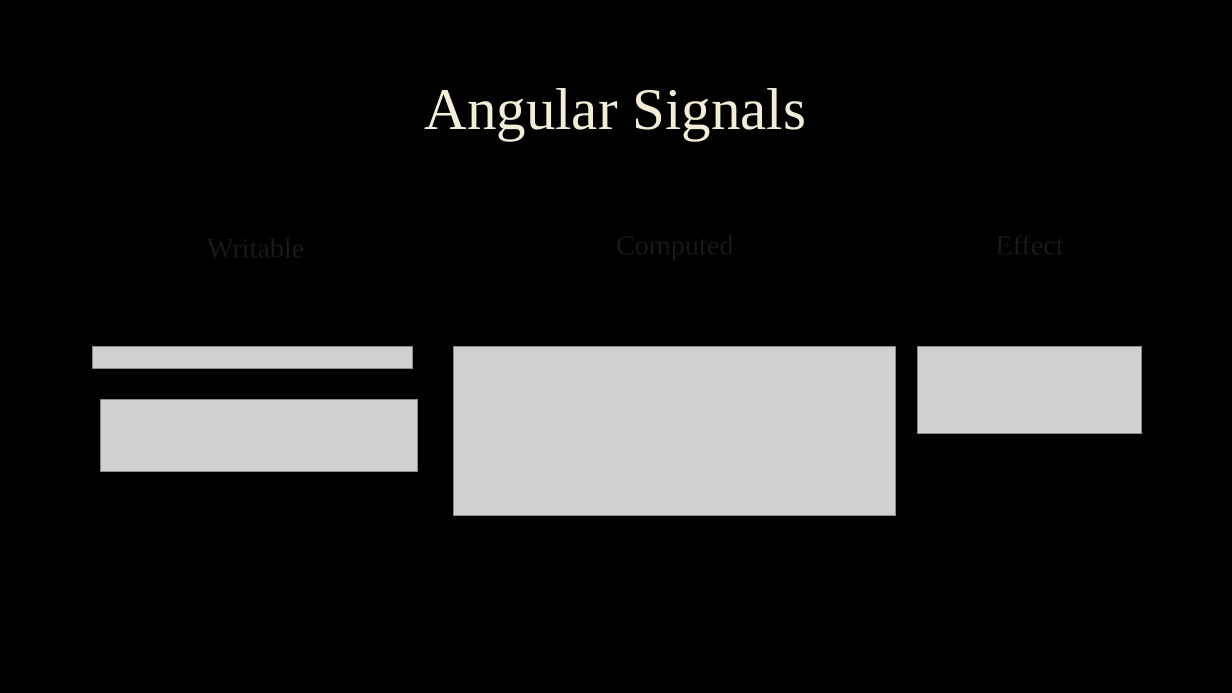
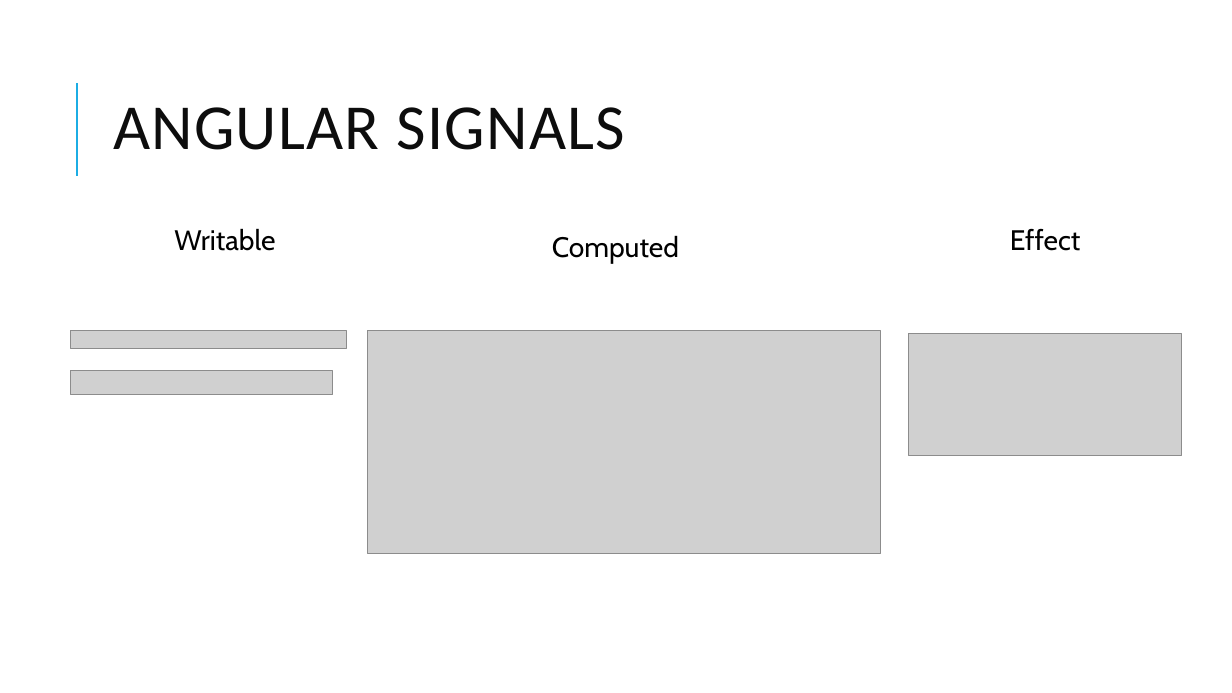
Before and after one commit to anitagolubovic/SignalsAndRxJs, a slide deck: slide 11 of Signali I RxJS.pptx. Drawn at 1232x693 pixels with LibreOffice and Linux fonts; fonts in the diff are those of the drawing; grey boxes stand for pictures; background and template pictures are left out. Boxes give left, top, right and bottom in pixels: in the first picture for what was removed or moved away, otherwise in the second. Text is boxed around its words. In the diff, an @@ line names an element or a change of style, - is before the commit and + after.

```diff
--- a/Signali I RxJS.pptx
+++ b/Signali I RxJS.pptx
@@ background picture (left out) to #FFFFFF @@
@@ line added from (77, 176) to (77, 83), #1CADE4 1.5 pt @@
@@ title at bbox=[113, 107, 626, 150]: text changed; size 46 to 50 pt; font Times New Roman to Calibri; text colour #F4EDD8 to #0D0D0D @@
-Angular Signals
+ANGULAR SIGNALS
@@ text "Writable": place and size @@
-text "Writable" at bbox=[92, 190, 426, 268]
+text "Writable" at bbox=[174, 228, 275, 251]
@@ font Times New Roman to Cabin, text colour #FFFFFF to #000000, letter outline #404040 0.75 pt to none; line spacing 1.1 to 0.9; more space between paragraphs in 3 elements at bbox=[1010, 229, 1080, 251], bbox=[174, 228, 275, 251], bbox=[552, 235, 679, 264] @@
@@ text "Computed": place and size @@
-text "Computed" at bbox=[508, 188, 842, 265]
+text "Computed" at bbox=[552, 235, 679, 264]
@@ text "Effect": place and size @@
-text "Effect" at bbox=[863, 188, 1197, 265]
+text "Effect" at bbox=[1010, 229, 1080, 251]
@@ picture added at bbox=[71, 331, 348, 348] @@
@@ picture removed at bbox=[92, 347, 413, 369] @@
@@ picture: place and size @@
-picture at bbox=[454, 347, 897, 516]
+picture at bbox=[368, 331, 881, 554]
@@ picture: place and size @@
-picture at bbox=[918, 347, 1142, 433]
+picture at bbox=[909, 334, 1182, 456]
@@ picture added at bbox=[71, 371, 333, 395] @@
@@ picture removed at bbox=[101, 399, 418, 471] @@
```
Also in this commit, not shown: 15 other slides changed, 3 slides added, 1 slide removed, 2 other files.
